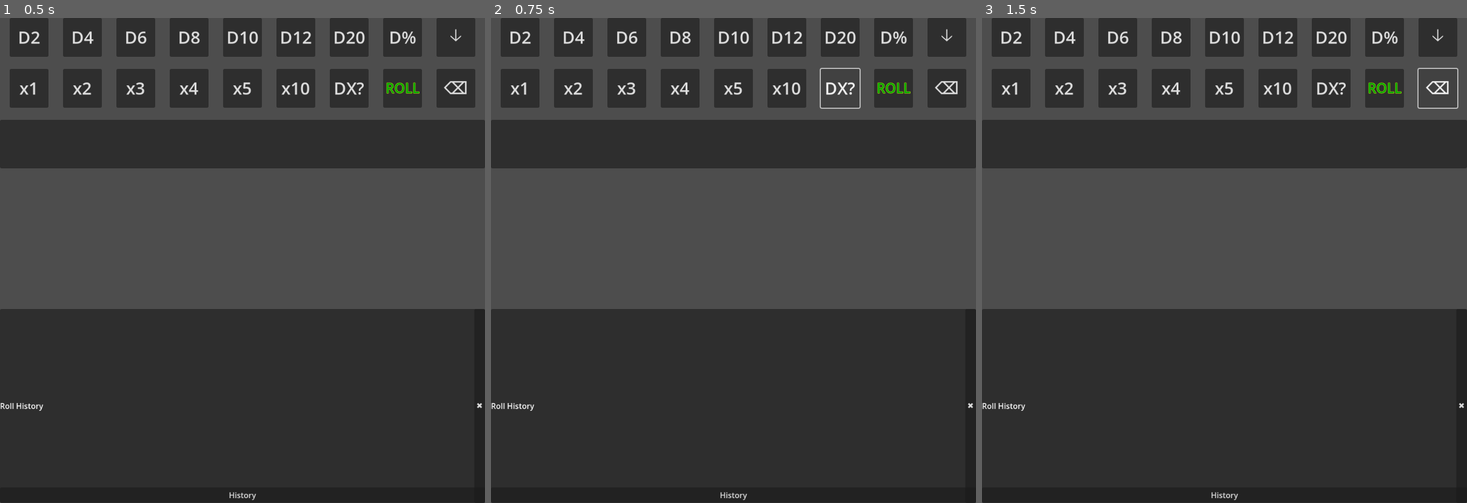
Above: before the commit, frames 1-3 (left to right).
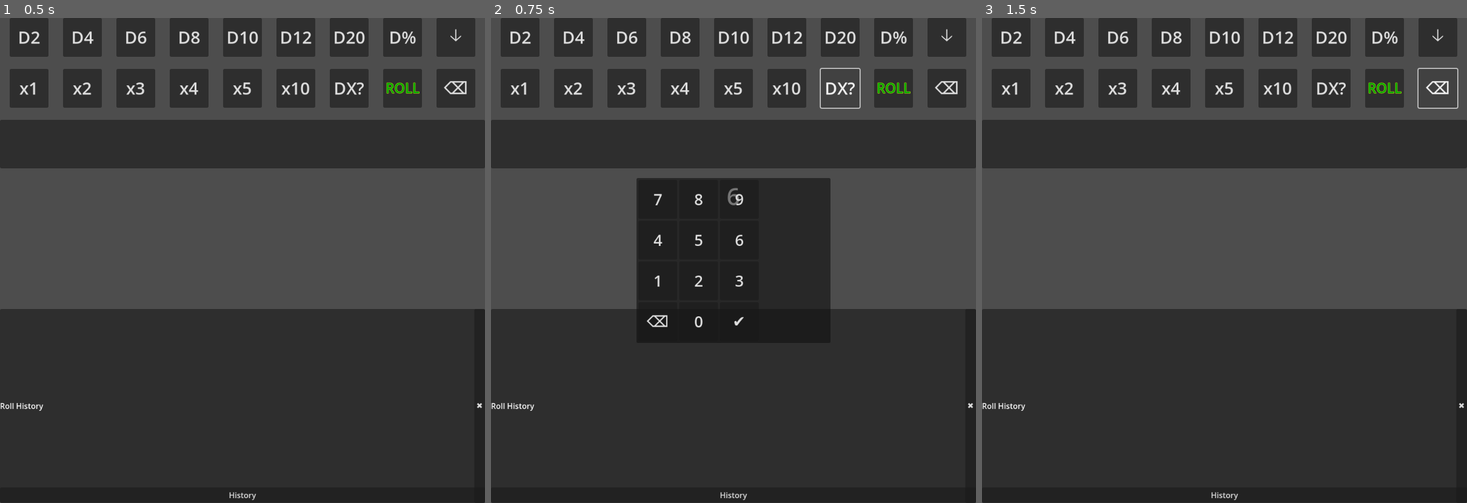
Above: after the commit, the same moments.

Repository: FromAriel/Experiments
Game: Godot game, scene res://main.tscn
The game is run twice, just before and just after one commit, with the same random seed, the same clock (stepped at 60 frames per second) and the same inputs.
Inputs:
- Up to frame 1 (0.5 s): no input
- Up to frame 2 (0.75 s): click "DX?" at 0.5 s
- Up to frame 3 (1.5 s): click "⌫" at 1.25 s

Frame 1 is identical in both runs. In frame 2, 11% of the frame differs, in the area x 30-70%, y 33-64%; in frame 3, nothing differs.

Commit message:
feat(livedie): add die deletion and custom die input

Diff:
--- a/LIVEdie/scenes/quick_roll_bar.tscn
+++ b/LIVEdie/scenes/quick_roll_bar.tscn
@@ -216,6 +216,10 @@
 [node name="PreviewDialog" type="AcceptDialog" parent="QuickRollBar"]
 
 [node name="DialSpinner" parent="QuickRollBar" instance=ExtResource("2")]
+
+[node name="DXInput" type="PopupPanel" parent="QuickRollBar"]
+size = Vector2i(400, 280)
+visible = false
 
 [node name="LongPressTimer" type="Timer" parent="QuickRollBar"]
 wait_time = 0.5
--- a/LIVEdie/scripts/quick_roll_bar.gd
+++ b/LIVEdie/scripts/quick_roll_bar.gd
@@ -30,10 +30,14 @@
 var qrb_long_press_param: int = 0
 var qrb_long_press_triggered: bool = false
 var qrb_long_press_button: Control
+var qrb_dx_label: Label
+var qrb_dx_new: bool = true
+var qrb_dx_value: int = 0
 
 @onready var qrb_chip_box: HBoxContainer = $QueueRow/HScroll/DiceChips
 @onready var qrb_history_button: Button = $"../HistoryButton"
 @onready var qrb_history_panel: RollHistoryPanel = $"../RollHistoryPanel"
+@onready var qrb_dx_panel: PopupPanel = $DXInput
 
 
 func _ready() -> void:
@@ -42,10 +46,14 @@
     $StandardRow/AdvancedToggle.pressed.connect(_on_toggle_advanced)
     $RepeaterRow/RollButton.pressed.connect(_on_roll_pressed)
     _connect_repeat_buttons()
+    $RepeaterRow/DieX.pressed.connect(_on_diex_pressed)
+    $RepeaterRow/DieX2.pressed.connect(_on_delete_pressed)
     $LongPressTimer.timeout.connect(_on_long_press_timeout)
     $PreviewDialog.confirmed.connect(_on_preview_confirmed)
     $DialSpinner.confirmed.connect(_on_spinner_confirmed)
+    qrb_dx_panel.visibility_changed.connect(_on_dx_panel_hidden)
     qrb_history_button.pressed.connect(_on_history_pressed)
+    _build_dx_keypad()
 
 
 func _connect_dice_buttons(row: HBoxContainer) -> void:
@@ -70,6 +78,35 @@
             node.button_up.connect(_on_repeat_up.bind(mult, node))
 
 
+func _build_dx_keypad() -> void:
+    var grid := GridContainer.new()
+    grid.columns = 3
+    qrb_dx_label = Label.new()
+    qrb_dx_label.horizontal_alignment = HORIZONTAL_ALIGNMENT_CENTER
+    qrb_dx_label.custom_minimum_size = Vector2(0, 60)
+    qrb_dx_label.add_theme_font_size_override("font_size", 48)
+    qrb_dx_panel.add_child(qrb_dx_label)
+    qrb_dx_panel.add_child(grid)
+    var order := ["7", "8", "9", "4", "5", "6", "1", "2", "3", "DEL", "0", "OK"]
+    for key in order:
+        var btn := Button.new()
+        if key == "DEL":
+            btn.text = "\u232b"
+        elif key == "OK":
+            btn.text = "\u2714"
+        else:
+            btn.text = key
+        btn.custom_minimum_size = Vector2(80, 80)
+        btn.add_theme_font_size_override("font_size", 32)
+        grid.add_child(btn)
+        if key.is_valid_int():
+            btn.pressed.connect(_on_dx_key.bind(key))
+        elif key == "OK":
+            btn.pressed.connect(_on_dx_ok_pressed)
+        else:
+            btn.pressed.connect(_on_dx_del_pressed)
+
+
 func _on_toggle_advanced() -> void:
     $AdvancedRow.visible = not $AdvancedRow.visible
 
@@ -233,3 +270,54 @@
     qrb_queue.clear()
     qrb_last_faces = 0
     _update_queue_display()
+
+
+func _on_delete_pressed() -> void:
+    if qrb_queue.is_empty():
+        return
+    qrb_queue.pop_back()
+    qrb_last_faces = qrb_queue[-1]["faces"] if not qrb_queue.is_empty() else 0
+    _update_queue_display()
+
+
+func _on_diex_pressed() -> void:
+    qrb_dx_value = qrb_last_faces
+    if qrb_dx_value <= 0:
+        qrb_dx_value = 6
+    qrb_dx_label.text = str(qrb_dx_value)
+    qrb_dx_new = true
+    qrb_dx_panel.popup_centered()
+
+
+func _on_dx_key(ch: String) -> void:
+    var s := "" if qrb_dx_new else str(qrb_dx_value)
+    if s == "0":
+        s = ""
+    s += ch
+    qrb_dx_value = int(s)
+    qrb_dx_label.text = str(qrb_dx_value)
+    qrb_dx_new = false
+
+
+func _on_dx_del_pressed() -> void:
+    if qrb_dx_value == 0:
+        qrb_dx_panel.hide()
+        return
+    var s := str(qrb_dx_value)
+    if s.length() > 1:
+        s = s.substr(0, s.length() - 1)
+    else:
+        s = "0"
+    qrb_dx_value = int(s)
+    qrb_dx_label.text = s
+
+
+func _on_dx_ok_pressed() -> void:
+    qrb_dx_panel.hide()
+    if qrb_dx_value == 0:
+        return
+    _add_die(qrb_dx_value, 1)
+
+
+func _on_dx_panel_hidden() -> void:
+    qrb_dx_new = true
